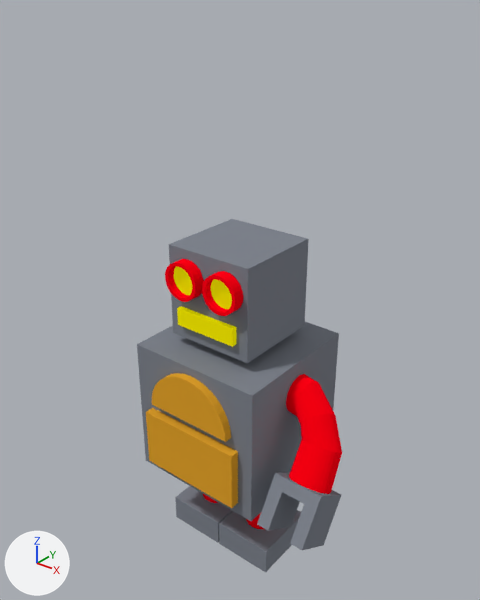
One commit to the Blender file externalAssets/units/robotUnit/robot.blend: the scene before it, then after it.
Before and after are seen from a 50 mm camera at (15.2, -19.0, 16.6) aimed at (-0.2, 0.3, 4.6). The axes (+X, +Y, +Z) are drawn at lower left. The lights are the same throughout.

Before the edit, the objects in view are built like this:
```python
ob_body = bpy.data.objects.new('body', me_cube)
ob_body.location = (0.0, 0.0, 0.0)
ob_bodybox = bpy.data.objects.new('bodybox', me_cube_006)
ob_bodybox.location = (0.0, -3.16, -1.13)
ob_bodydial = bpy.data.objects.new('bodydial', me_cylinder_009)
ob_bodydial.location = (0.0, -3.15, 0.65)
ob_bodydial.rotation_euler = (-1.571, 0.0, 0.0)  # degrees (-90, 0, 0)
ob_cylinder = bpy.data.objects.new('Cylinder', me_cylinder_002)
ob_cylinder.location = (-0.95, -2.05, 6.16)
ob_cylinder.rotation_euler = (-1.571, 0.0, 0.0)  # degrees (-90, 0, 0)
ob_cylinder.scale = (0.669, 0.669, 0.0527)
ob_eyes = bpy.data.objects.new('eyes', me_cylinder_008)
ob_eyes.location = (-0.95, -2.12, 6.16)
ob_eyes.rotation_euler = (-1.571, 0.0, 0.0)  # degrees (-90, 0, 0)
ob_feet = bpy.data.objects.new('feet', me_cube_003)
ob_feet.location = (-1.38, -0.06, -6.66)
ob_head = bpy.data.objects.new('head', me_cube_002)
ob_head.location = (0.0, 0.0, 5.39)
ob_legs = bpy.data.objects.new('legs', me_cylinder)
ob_legs.location = (-1.34, 0.0, -4.33)
ob_mouth = bpy.data.objects.new('mouth', me_cube_005)
ob_mouth.location = (0.0, -1.95, 4.46)
# also in view: 'hands.001' at (4.4, -1.4, -0.5)
```
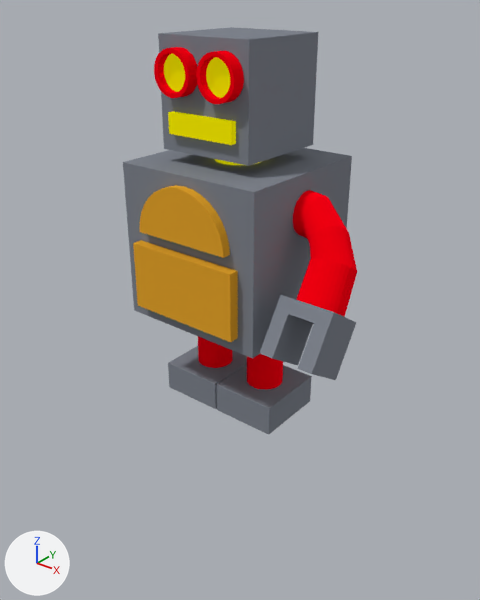
Changed parts and their boxes (x1, y1, x2, y2) in the pictures (480 x 600 px):
'body', reshaped, moved: before (137, 322, 339, 521); after (123, 27, 352, 435)
'hands.001', moved: before (257, 374, 342, 550); after (260, 190, 357, 380)
'head', deleted: before (169, 219, 309, 363)
'bodybox', deleted (orange): before (146, 408, 238, 508)
'feet', deleted: before (175, 486, 301, 573)
'bodydial', deleted (orange): before (152, 373, 231, 442)
'eyes', deleted (red): before (165, 259, 243, 316)
'mouth', deleted: before (177, 306, 236, 347)
'Cylinder', deleted: before (174, 266, 232, 309)
'legs', deleted: before (203, 494, 264, 529)
part 1 of me_cube, added (orange): after (133, 240, 238, 342)
part 2 of me_cube, added: after (168, 111, 236, 145)
part 3 of me_cube, added: after (214, 159, 260, 165)
part 4 of me_cube, added: after (158, 27, 318, 166)
part 5 of me_cube, added: after (164, 53, 185, 92)
part 6 of me_cube, added: after (206, 57, 230, 98)
part 7 of me_cube, added: after (168, 346, 247, 409)
part 8 of me_cube, added: after (217, 365, 312, 435)
part 9 of me_cube, added (red): after (198, 337, 232, 368)
part 10 of me_cube, added (red): after (247, 354, 283, 389)
part 11 of me_cube, added (red): after (154, 47, 197, 98)
part 12 of me_cube, added (red): after (196, 51, 244, 104)
part 13 of me_cube, added (orange): after (140, 185, 230, 258)

The edits, one by one:
me_cube is used by ob_body; location (0.0, 0.0, 0.0).
me_cube had 8 vertices, 6 faces and spanned x -3.0..3.0, y -3.0..3.0, z -3.0..3.0.
me_cube now has 658 vertices, 421 faces and spans x -3.0..3.0, y -3.39..3.0, z -7.28..7.32.
me_cube part 1: a new loose piece, a box spanning x -2.33..2.33, y -3.39..-2.92, z -2.42..0.16, in mat_bot_dial (orange #e7a62d).
me_cube part 2: a new loose piece, a box spanning x -1.41..1.41, y -2.17..-1.74, z 4.09..4.83, in mat_eyes.
me_cube part 3: a new loose piece, a 32-sided cylinder along z spanning x -0.92..0.92, y -0.92..0.92, z 2.98..3.63, in mat_eyes.
me_cube part 4: a new loose piece, a box spanning x -1.94..1.94, y -1.94..1.94, z 3.45..7.32, in mat_metal (grey #80858f).
me_cube part 5: a new loose piece, a 32-sided cylinder along y spanning x -1.62..-0.28, y -2.11..-2.0, z 5.49..6.82, in mat_eyes.
me_cube part 6: a new loose piece, a 32-sided cylinder along y spanning x 0.28..1.62, y -2.11..-2.0, z 5.49..6.82, in mat_eyes.
me_cube part 7: a new loose piece, a box spanning x -2.73..-0.04, y -1.55..1.43, z -7.28..-6.03, in mat_metal (grey #80858f).
me_cube part 8: a new loose piece, a box spanning x 0.04..2.73, y -1.55..1.43, z -7.28..-6.03, in mat_metal (grey #80858f).
me_cube part 9: a new loose piece, a 32-sided cylinder along z spanning x -2.08..-0.59, y -0.74..0.74, z -6.17..-2.49, in mat_red (red #ff0015).
me_cube part 10: a new loose piece, a 32-sided cylinder along z spanning x 0.59..2.08, y -0.74..0.74, z -6.17..-2.49, in mat_red (red #ff0015).
me_cube part 11: a new loose piece of 128 vertices spanning x -1.74..-0.16, y -2.42..-1.83, z 5.38..6.95, in mat_red (red #ff0015).
me_cube part 12: a new loose piece of 128 vertices spanning x 0.16..1.74, y -2.42..-1.83, z 5.38..6.95, in mat_red (red #ff0015).
me_cube part 13: a new loose piece of 34 vertices spanning x -2.0..2.0, y -3.33..-2.96, z 0.65..2.65, in mat_bot_dial (orange #e7a62d).
me_cube now uses material mat_bot_dial (orange #e7a62d).
me_cube now uses material mat_eyes.
me_cube now uses material mat_red (red #ff0015).
Object 'hands.001' (ob_hands_001) moves from (2.92, 0.0, 1.56) to (2.92, 0.0, 9.12).
Object 'bodydial' (ob_bodydial) is deleted.
Object 'bodybox' (ob_bodybox) is deleted.
Object 'mouth' (ob_mouth) is deleted.
Object 'head' (ob_head) is deleted.
Object 'Cylinder' (ob_cylinder) is deleted.
Object 'eyes' (ob_eyes) is deleted.
Object 'body' (ob_body) moves from (0.0, 0.0, 0.0) to (0.0, 0.0, 7.56).
Object 'feet' (ob_feet) is deleted.
Object 'legs' (ob_legs) is deleted.
